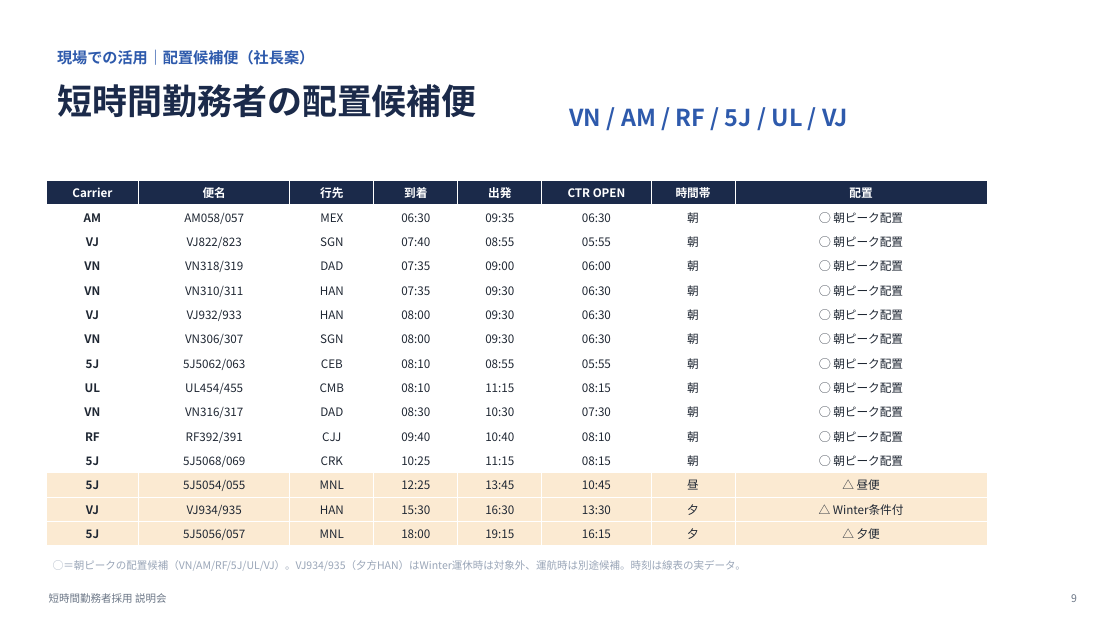
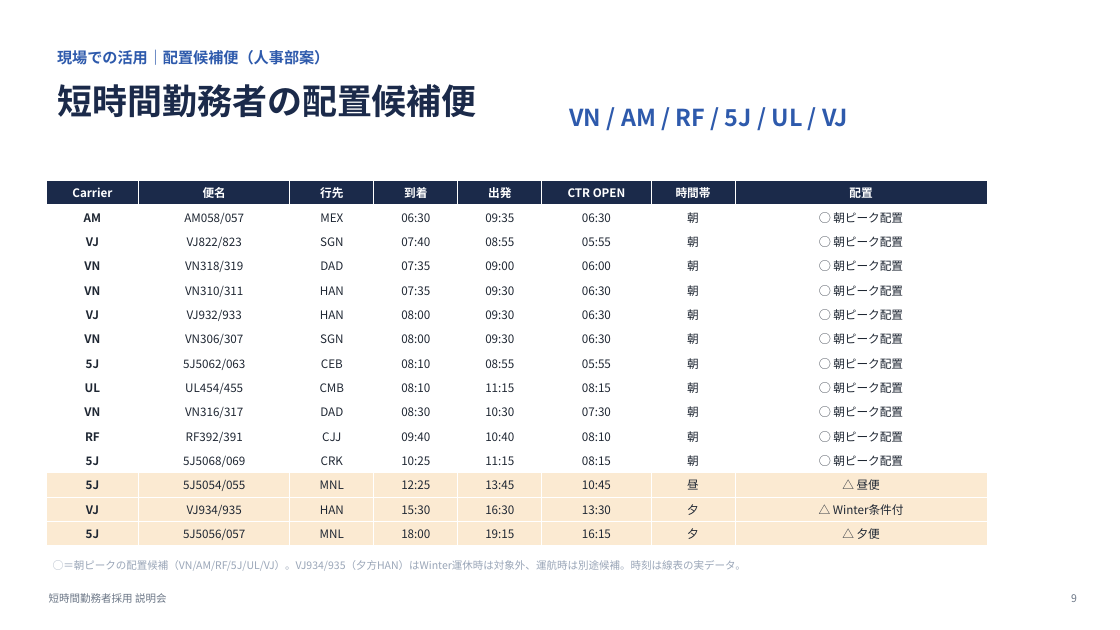
Before and after one commit to asamitango0929-arch/test, a slide deck: slide 11 of 成田_短時間勤務者採用_説明会.pptx. Drawn at 1120x630 pixels with LibreOffice and Linux fonts; fonts in the diff are those of the drawing. Boxes give left, top, right and bottom in pixels: in the first picture for what was removed or moved away, otherwise in the second. Text is boxed around its words. In the diff, an @@ line names an element or a change of style, - is before the commit and + after.

```diff
--- a/成田_短時間勤務者採用_説明会.pptx
+++ b/成田_短時間勤務者採用_説明会.pptx
@@ text at [57,49,329,65]: text changed @@
-現場での活用｜配置候補便（社長案）
+現場での活用｜配置候補便（人事部案）
```
Also in this commit, not shown: 1 other file.
